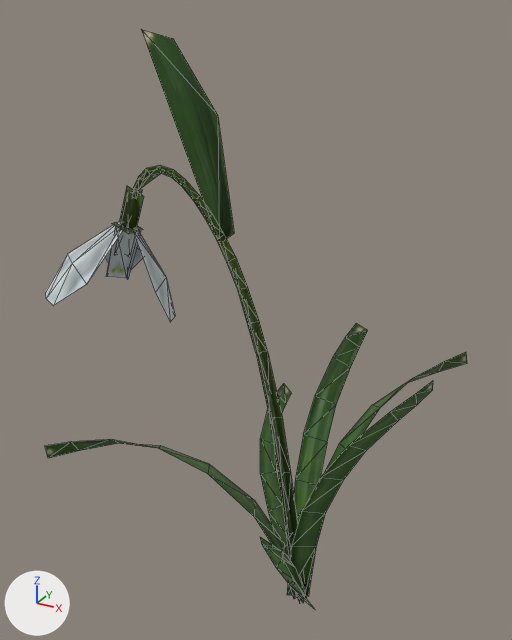
One commit to the glTF model public/models/snowdrop.glb: the scene before it, then after it.
The view is the same before and after, from a 50 mm camera at (0.427, -0.946, 1.028) aimed at (-0.113, 0.036, 0.537). Arrows for +X, +Y and +Z are at lower left; the lights stay in place. The first picture is the older version. Mesh edges are drawn as thin lines. Vertices at exactly the same position are counted once.

Before the edit, the objects in view are built like this:
```python
me_snowdrop_open_1_lod0_snowdrop_2048_0 = bpy.data.meshes.new('snowdrop_open_1_LOD0_Snowdrop_2048_0')
me_snowdrop_open_1_lod0_snowdrop_2048_0.from_pydata(...)  # 224 vertices, 197 faces; spans x -0.448..0.201, y -0.273..0.295, z 0.0..1.0
me_snowdrop_open_1_lod0_snowdrop_2048_0.materials.append(mat_snowdrop_2048)
ob_snowdrop_open_1_lod0_snowdrop_2048_0 = bpy.data.objects.new('snowdrop_open_1_LOD0_Snowdrop_2048_0', me_snowdrop_open_1_lod0_snowdrop_2048_0)
ob_snowdrop_open_1_lod0_snowdrop_2048_0.location = (0.0, 0.0, 0.0)
```
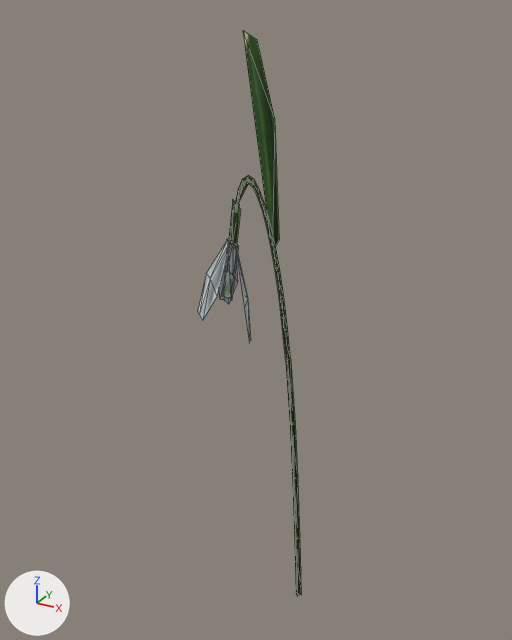
Pixel boxes [x1, y1, x2, y2] of what changed, in the pictures (512 x 640 px; the box of a moved part takes in the faces that stretch with it):
'snowdrop_open_1_LOD0_Snowdrop_2048_0', reshaped (75% narrower)
    before: [45, 29, 467, 608]
    after: [198, 31, 301, 597]
part 1 of me_snowdrop_open_1_lod0_snowdrop_2048_0, moved or reshaped
    before: [141, 29, 234, 242]
    after: [243, 31, 279, 249]
part 2 of me_snowdrop_open_1_lod0_snowdrop_2048_0, moved or reshaped
    before: [132, 170, 296, 594]
    after: [235, 180, 299, 597]
part 3 of me_snowdrop_open_1_lod0_snowdrop_2048_0, moved or reshaped
    before: [133, 165, 304, 584]
    after: [236, 175, 301, 595]
part 4 of me_snowdrop_open_1_lod0_snowdrop_2048_0, moved or reshaped
    before: [133, 229, 175, 322]
    after: [235, 246, 251, 343]
part 5 of me_snowdrop_open_1_lod0_snowdrop_2048_0, moved or reshaped
    before: [105, 244, 143, 269]
    after: [219, 263, 238, 304]
part 6 of me_snowdrop_open_1_lod0_snowdrop_2048_0, moved or reshaped
    before: [46, 221, 125, 306]
    after: [198, 238, 232, 320]
part 7 of me_snowdrop_open_1_lod0_snowdrop_2048_0, deleted
    before: [45, 186, 467, 608]
part 8 of me_snowdrop_open_1_lod0_snowdrop_2048_0, added
    after: [223, 200, 241, 300]

The change, as a list of edits to the scene's bpy script:
```text
Change me_snowdrop_open_1_lod0_snowdrop_2048_0:
    verts and faces of me_snowdrop_open_1_lod0_snowdrop_2048_0; kept vertices keep their numbers, new ones are numbered from 224
    remove me_snowdrop_open_1_lod0_snowdrop_2048_0.from_pydata(...)  # 224 vertices, 197 faces; spans x -0.448..0.201, y -0.273..0.295, z 0.0..1.0
    add me_snowdrop_open_1_lod0_snowdrop_2048_0.from_pydata(...)  # 128 vertices, 113 faces; spans x -0.178..0.006, y -0.052..0.032, z 0.0..1.0
    me_snowdrop_open_1_lod0_snowdrop_2048_0 part 1: the loose piece of 5 vertices spanning x -0.272..-0.124, y -0.033..-0.01, z 0.68..1.0 is scaled about its middle by (0.396, 0.396, 1.01), then moved by (0.119, 0.013, -0.002)
    me_snowdrop_open_1_lod0_snowdrop_2048_0 part 2: the loose piece of 36 vertices spanning x -0.312..0.001, y -0.029..0.012, z 0.011..0.792 is scaled about its middle by (0.396, 0.396, 1.01), then moved by (0.094, 0.005, -0.006)
    me_snowdrop_open_1_lod0_snowdrop_2048_0 part 3: the loose piece of 36 vertices spanning x -0.317..0.014, y -0.023..0.0, z 0.01..0.798 is scaled about its middle by (0.396, 0.396, 1.01), then moved by (0.092, 0.007, -0.006)
    me_snowdrop_open_1_lod0_snowdrop_2048_0 part 4: the loose piece of 9 vertices spanning x -0.324..-0.268, y -0.035..0.045, z 0.514..0.688 is scaled about its middle by (0.396, 0.396, 1.01), then moved by (0.179, -0.003, -0.004)
    me_snowdrop_open_1_lod0_snowdrop_2048_0 part 5: the loose piece of 9 vertices spanning x -0.448..-0.325, y -0.023..0.081, z 0.562..0.694 is scaled about its middle by (0.396, 0.396, 1.01), then moved by (0.233, -0.018, -0.004)
    me_snowdrop_open_1_lod0_snowdrop_2048_0 part 6: the loose piece of 9 vertices spanning x -0.448..-0.325, y -0.132..-0.026, z 0.564..0.697 is scaled about its middle by (0.396, 0.396, 1.01), then moved by (0.233, 0.048, -0.004)
    me_snowdrop_open_1_lod0_snowdrop_2048_0 part 7: 12 loose pieces with 120 vertices, spanning x -0.423..0.201, y -0.273..0.295, z 0.0..0.758, are deleted
    me_snowdrop_open_1_lod0_snowdrop_2048_0 part 8
    add verts[224] = (-0.115, -0.009, 0.742)  # pixel (240, 209)
    add verts[225] = (-0.13, -0.01, 0.63)  # pixel (233, 275)
    add verts[226] = (-0.129, -0.009, 0.756)  # pixel (232, 199)
    add verts[227] = (-0.144, -0.01, 0.642)  # pixel (225, 267)
    add verts[228] = (-0.121, -0.007, 0.678)  # pixel (238, 247)
    add verts[229] = (-0.135, -0.008, 0.585)  # pixel (231, 300)
    add verts[230] = (-0.137, -0.003, 0.691)
    add verts[231] = (-0.148, 0.0, 0.596)
    add verts[232] = (-0.138, -0.017, 0.692)  # pixel (226, 239)
    add verts[233] = (-0.124, -0.017, 0.68)  # pixel (233, 248)
    add verts[234] = (-0.138, -0.002, 0.691)
    add verts[235] = (-0.123, -0.002, 0.679)  # pixel (238, 246)
    add verts[236] = (-0.122, -0.002, 0.747)  # pixel (239, 204)
    add verts[237] = (-0.137, -0.017, 0.636)  # pixel (226, 272)
    add verts[238] = (-0.123, -0.016, 0.749)  # pixel (234, 205)
    add verts[239] = (-0.137, -0.003, 0.635)
    add verts[240] = (-0.134, -0.018, 0.69)  # pixel (227, 241)
    add verts[241] = (-0.137, -0.008, 0.587)  # pixel (230, 298)
    add verts[242] = (-0.122, -0.007, 0.68)  # pixel (237, 246)
    add verts[243] = (-0.145, -0.019, 0.595)  # pixel (222, 296)
    add verts[244] = (-0.135, -0.001, 0.69)
    add verts[245] = (-0.145, -0.017, 0.594)  # pixel (223, 295)
    add verts[246] = (-0.134, -0.018, 0.69)  # pixel (228, 241)
    add verts[247] = (-0.149, -0.002, 0.596)
    add faces += [(232, 233, 234), (233, 235, 234), (244, 245, 246), (244, 247, 245), (240, 241, 242), (240, 243, 241)]
    add faces += [(236, 237, 238), (236, 239, 237), (228, 229, 230), (229, 231, 230), (224, 225, 226), (225, 227, 226)]
```
